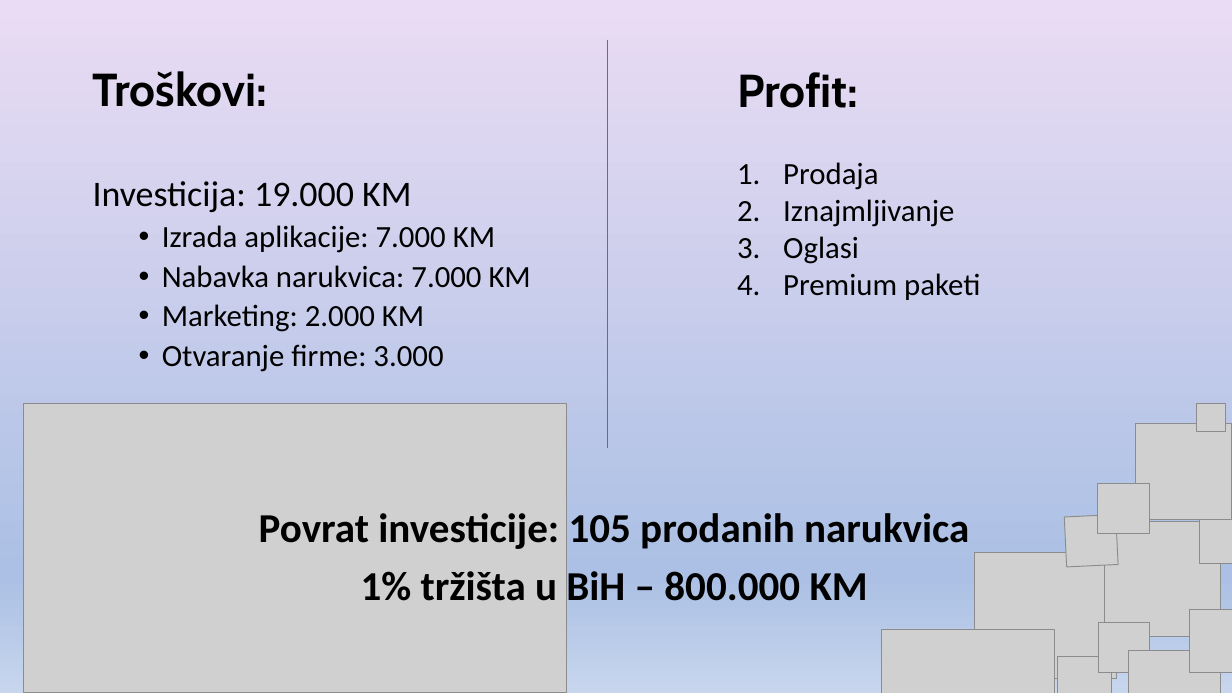
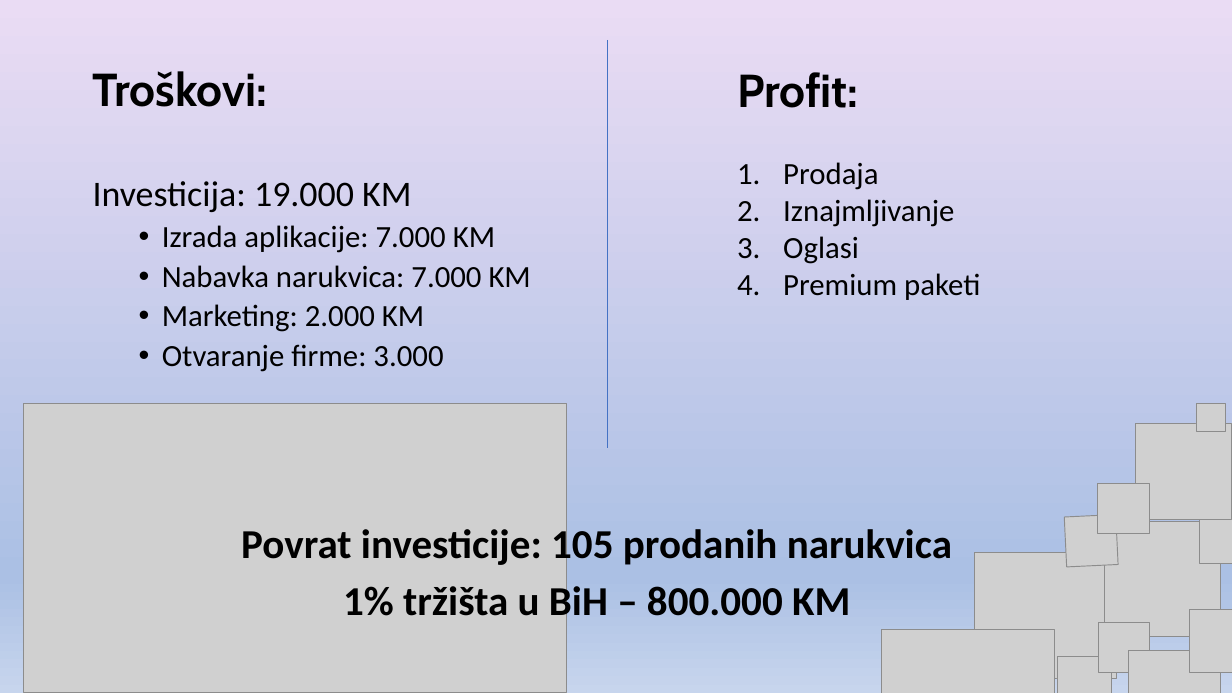
Before and after one commit to ensar4/Fit_CC, a slide deck: slide 4 of we_care_bracelet_fitcc.pptx. Drawn at 1232x693 pixels with LibreOffice and Linux fonts; fonts in the diff are those of the drawing; grey boxes stand for pictures. Boxes give left, top, right and bottom in pixels: in the first picture for what was removed or moved away, otherwise in the second. Text is boxed around its words. In the diff, an @@ line names an element or a change of style, - is before the commit and + after.

```diff
--- a/we_care_bracelet_fitcc.pptx
+++ b/we_care_bracelet_fitcc.pptx
@@ text "Povrat investicije: 105 prodanih narukvica" rewrapped from (x1=259, y1=513, x2=969, y2=610) to (x1=241, y1=524, x2=952, y2=625) @@
```
Also in this commit, not shown: 2 other slides changed.
